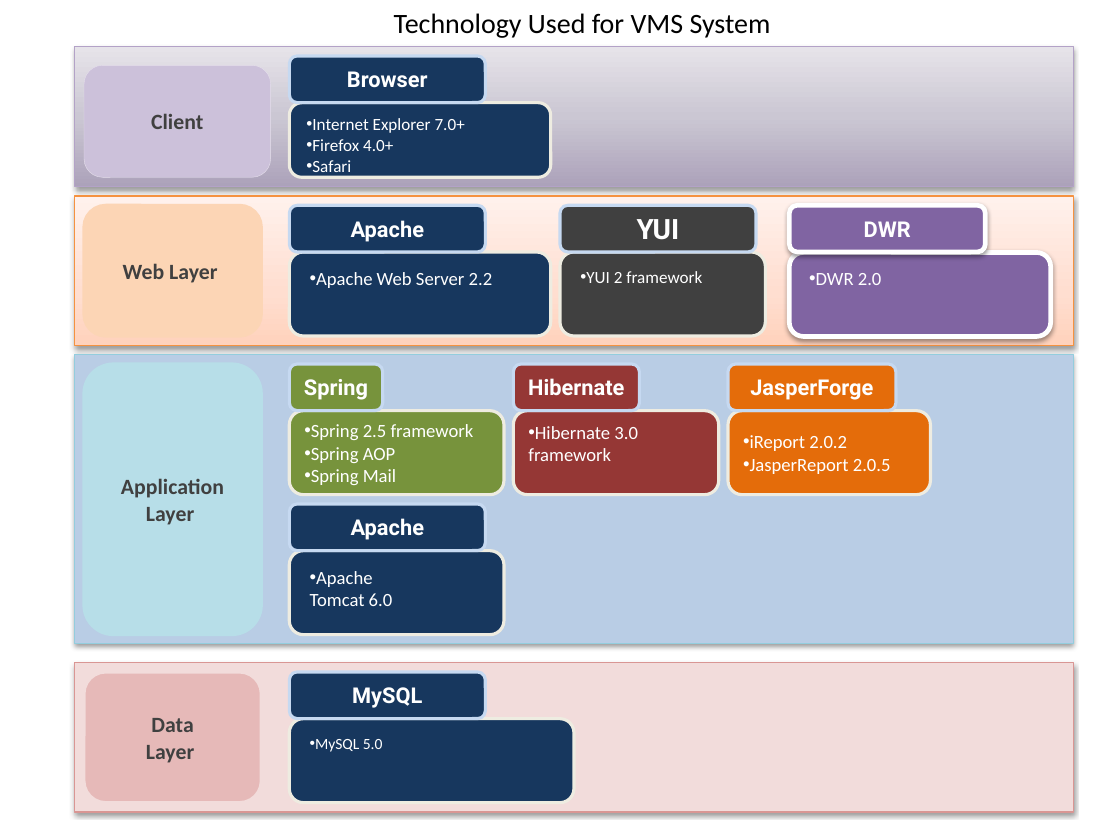
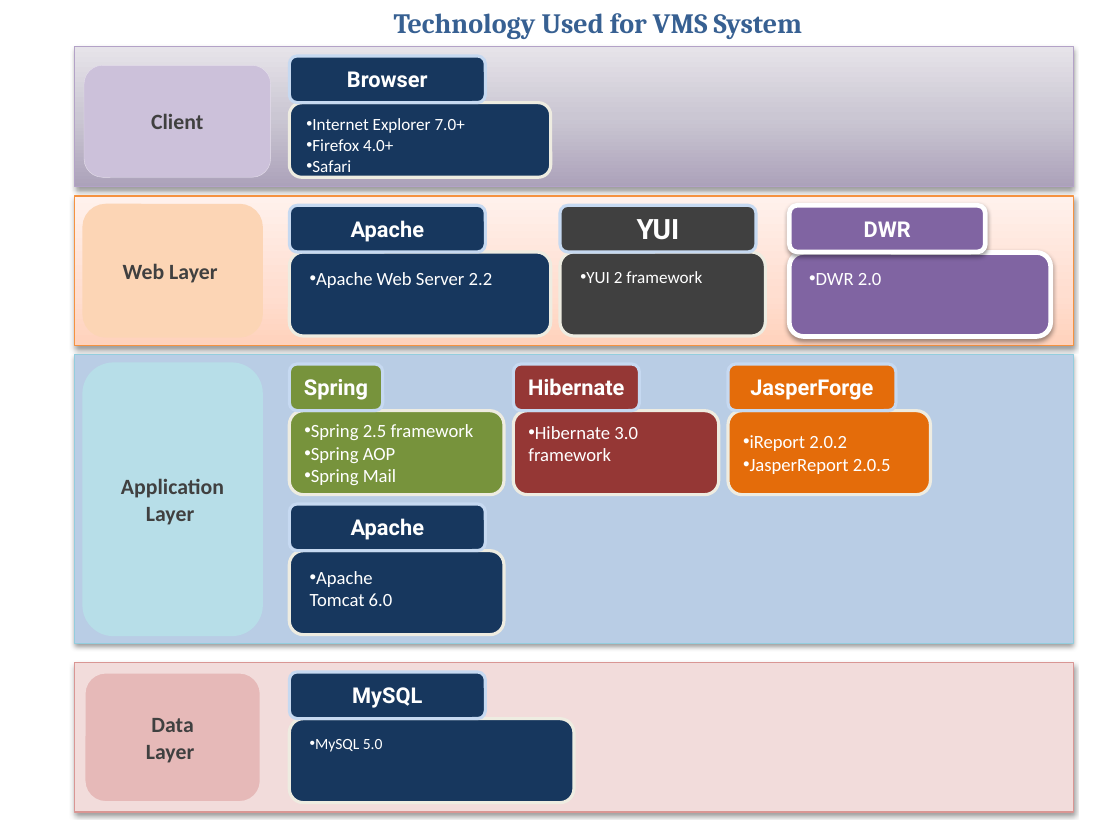
Before and after one commit to imireasa/mtech-se18-t08s, a slide deck: slide 2 of docs/W-9 Working Document/W-9.1 Team Members/W-9.1.5 Dio/2. Phase 2/VMS High level architecture.pptx. Drawn at 1120x840 pixels with LibreOffice and Linux fonts; fonts in the diff are those of the drawing. Boxes give left, top, right and bottom in pixels: in the first picture for what was removed or moved away, otherwise in the second. Text is boxed around its words. In the diff, an @@ line names an element or a change of style, - is before the commit and + after.

```diff
--- a/docs/W-9 Working Document/W-9.1 Team Members/W-9.1.5 Dio/2. Phase 2/VMS High level architecture.pptx
+++ b/docs/W-9 Working Document/W-9.1 Team Members/W-9.1.5 Dio/2. Phase 2/VMS High level architecture.pptx
@@ text "Technology Used for VMS System" at (394,13,802,39): font Calibri to Cambria, text colour #000000 to #376092, bold on @@
```
Also in this commit, not shown: 3 other slides changed.
